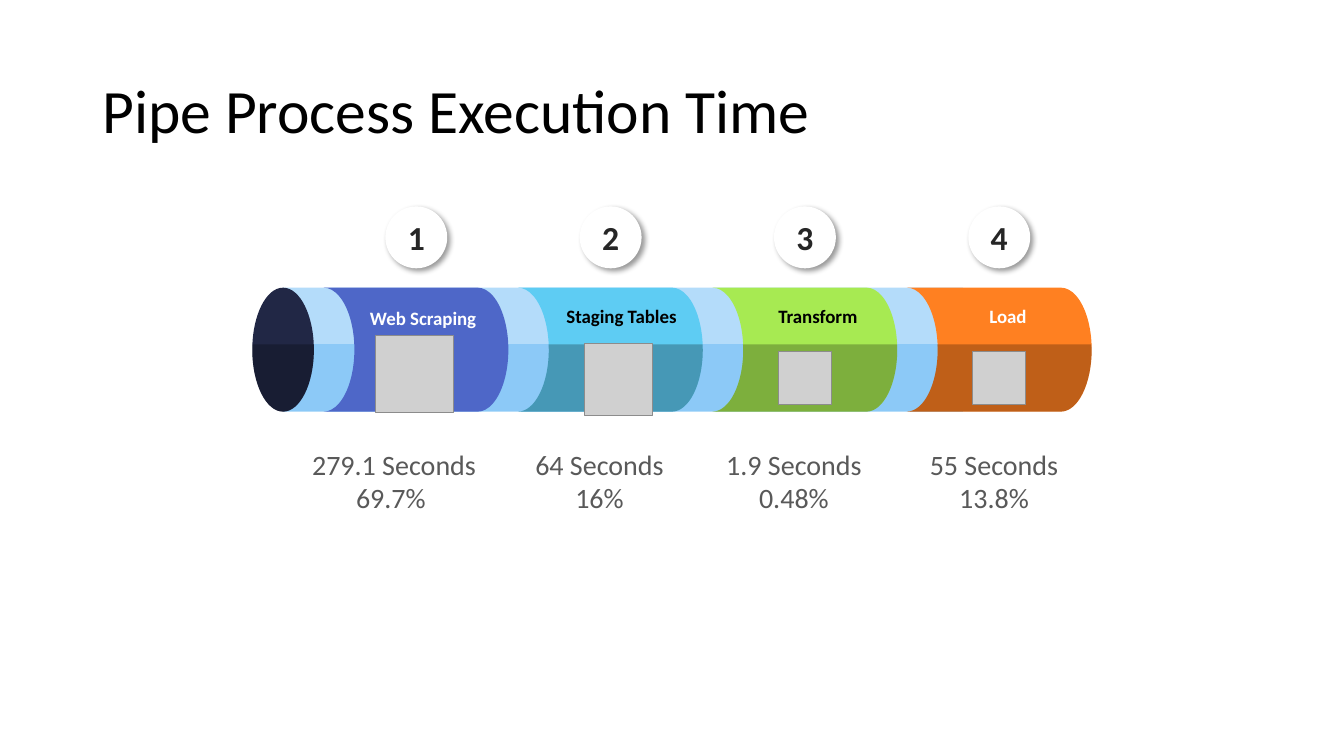
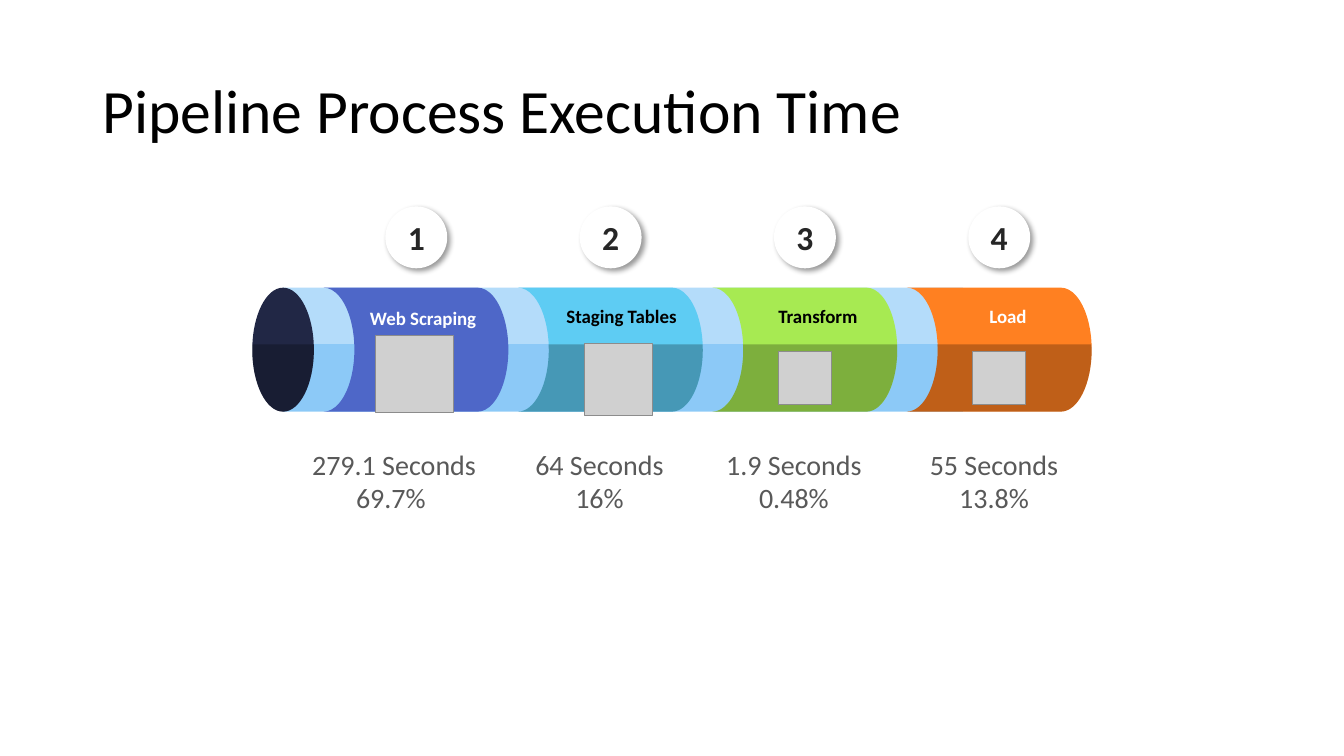
Before and after one commit to shalabyamr/Web_Maps_with_Auto_ML_Forecasts, a slide deck: slide 2 of Report/Pipeline_Process.pptx. Drawn at 1344x756 pixels with LibreOffice and Linux fonts; fonts in the diff are those of the drawing; grey boxes stand for pictures. Boxes give left, top, right and bottom in pixels: in the first picture for what was removed or moved away, otherwise in the second. Text is boxed around its words. In the diff, an @@ line names an element or a change of style, - is before the commit and + after.

Commit message:
Typo in Pipeline_Process.pptx

```diff
--- a/Report/Pipeline_Process.pptx
+++ b/Report/Pipeline_Process.pptx
@@ title at (102,90,901,143): text changed @@
-Pipe Process Execution Time
+Pipeline Process Execution Time
```
